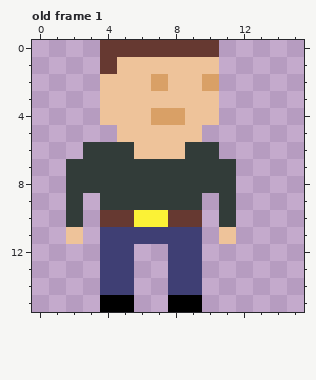
Pixel-art file: main/images/player.aseprite. Above is the file before it was changed.
16x16 pixels, 1 frame. Shown: old frame 1. The commit also changed other frames, which this record leaves out.
Once edited:
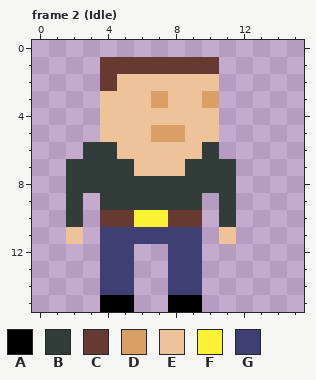
Palette (. is transparent): A #000000  B #323c39  C #663931  D #d9a066  E #eec39a  F #fbf236  G #3f3f74
A new or re-ordered frame is compared with the old frame closest to it.
Edits made:
frames 1 -> 12
Changed rows in their new state; - is an unchanged pixel.
Frame 2 (Idle) is new; against old frame 1:
first column x 4:
 0 .......
 1 -CCCCCC
 2 C--E--E
 3 ---D--D
 4 ---EE--
 5 E--DD-E
 6 -E---E-
 7 --EEE--
Boxes around the changes in both pictures, in picture pixels (x1, y1, x2, y2):
changed: (100, 40, 219, 176)
